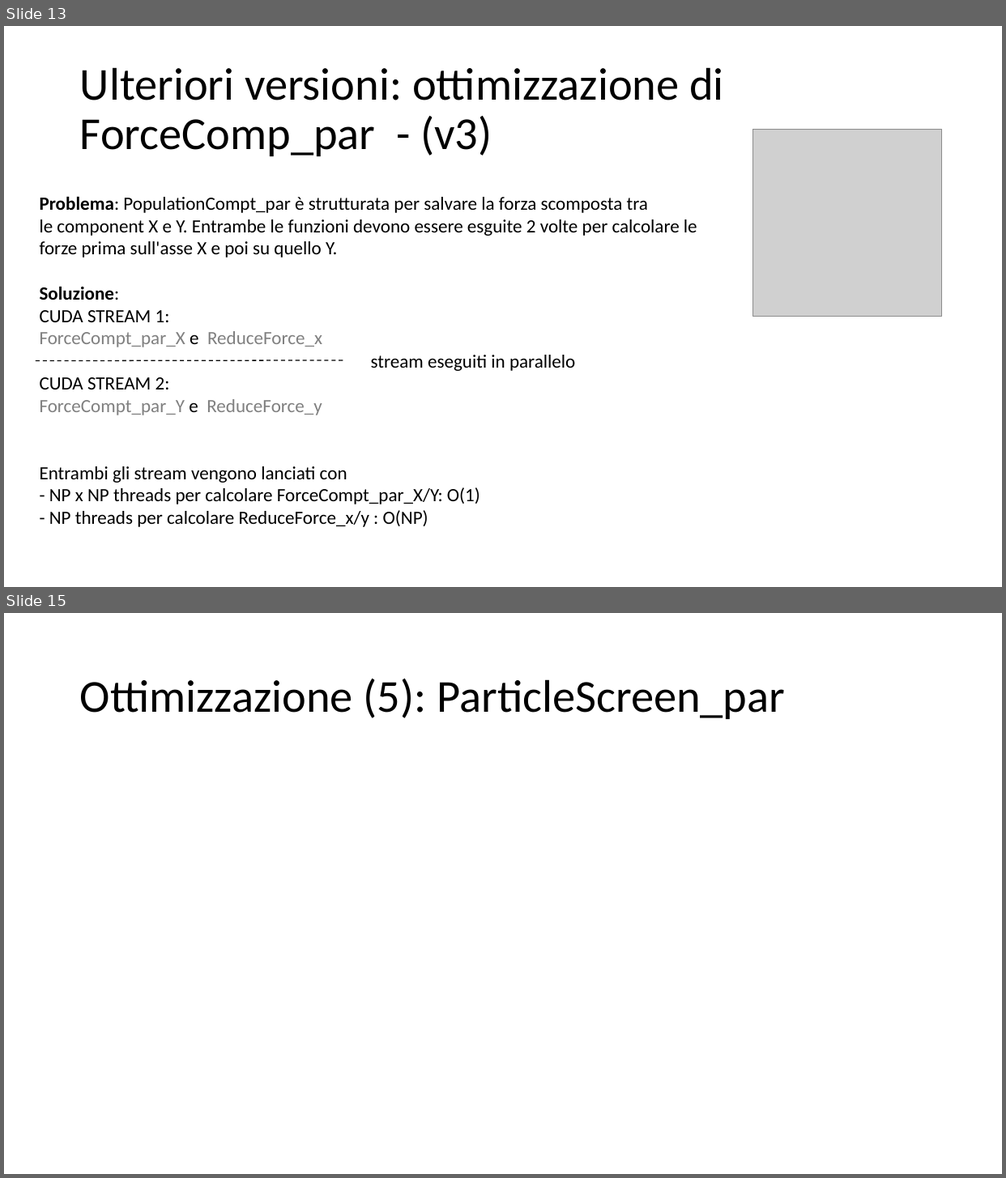
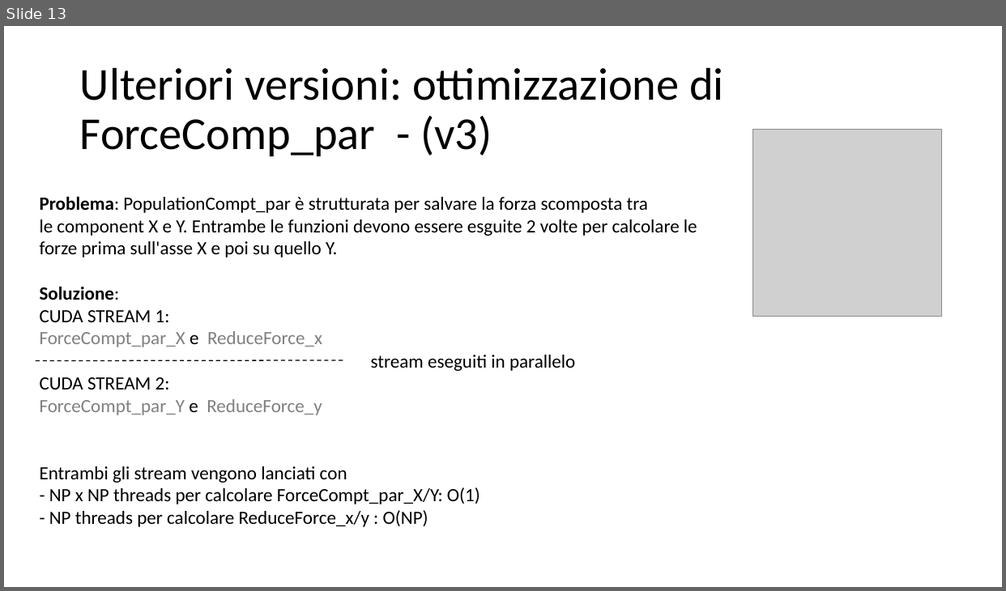
Before and after one commit to piepor/particles-simulation-parallel, a slide deck: presentazione/presentazione.pptx. Shown one above the other, each under a label of ours: slides 13 and 15 before the commit, slide 13 after it; the slides between them are not shown. The pictures are 1006x1178 and 1006x591 pixels, drawn with LibreOffice and Linux fonts; fonts in the diff are those of the drawing; grey boxes stand for pictures. Boxes give left, top, right and bottom in pixels: in the first picture for what was removed or moved away, otherwise in the second. Text is boxed around its words. In the diff, an @@ line names an element or a change of style, - is before the commit and + after.

```diff
--- a/presentazione/presentazione.pptx
+++ b/presentazione/presentazione.pptx
@@ slide 15 removed at bbox=[4, 613, 1002, 1174], background #FFFFFF @@
@@ title removed at bbox=[80, 679, 785, 719] @@
-Ottimizzazione (5): ParticleScreen_par
```
Also in this commit, not shown: 7 slides changed, 2 slides added, 5 other slides removed, 1 other file.
